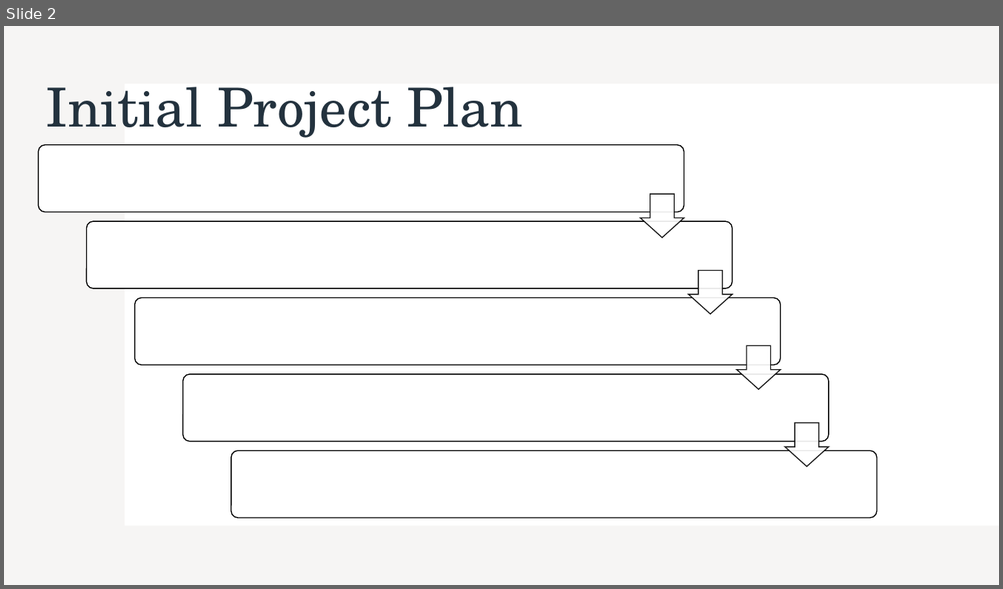
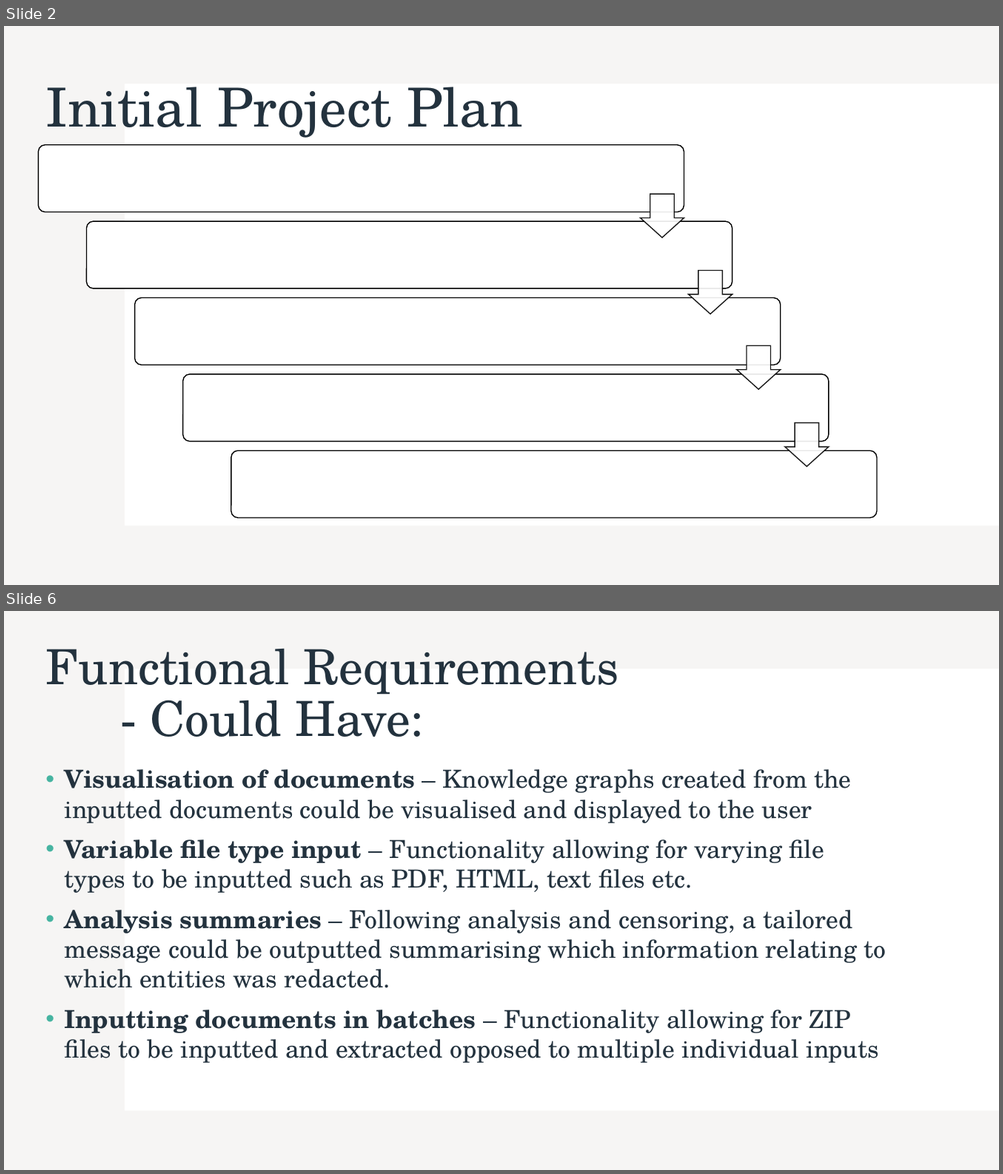
Before and after one commit to lewisponsonby/L4-Project, a slide deck: meetings/meeting-1.pptx. Shown one above the other, each under a label of ours: slide 2 before the commit, slides 2 and 6 after it; the slides between them are not shown. The pictures are 1003x589 and 1003x1174 pixels, drawn with LibreOffice and Linux fonts; fonts in the diff are those of the drawing. Boxes give left, top, right and bottom in pixels: in the first picture for what was removed or moved away, otherwise in the second. Text is boxed around its words. In the diff, an @@ line names an element or a change of style, - is before the commit and + after.

```diff
--- a/meetings/meeting-1.pptx
+++ b/meetings/meeting-1.pptx
@@ slide 6 added at box(4, 611, 999, 1170), background #FFFFFF; not listed: 2 template elements that a slide beside it also shows @@
@@ title added at box(45, 648, 618, 737), 46.8 pt, text #23323E @@
+Functional Requirements
+- Could Have:
@@ text added at box(65, 769, 885, 1063), 24 pt, text #23323E @@
+• Visualisation of documents – Knowledge graphs created from the inputted documents could be visualised and displayed to the user
+• Variable file type input – Functionality allowing for varying file types to be inputted such as PDF, HTML, text files etc.
+• Analysis summaries – Following analysis and censoring, a tailored message could be outputted summarising which information relating to which entities was redacted.
+• Inputting documents in batches – Functionality allowing for ZIP files to be inputted and extracted opposed to multiple individual inputs
```
Also in this commit, not shown: 1 slide changed, 5 other slides added, 2 slides removed, 2 other files.
